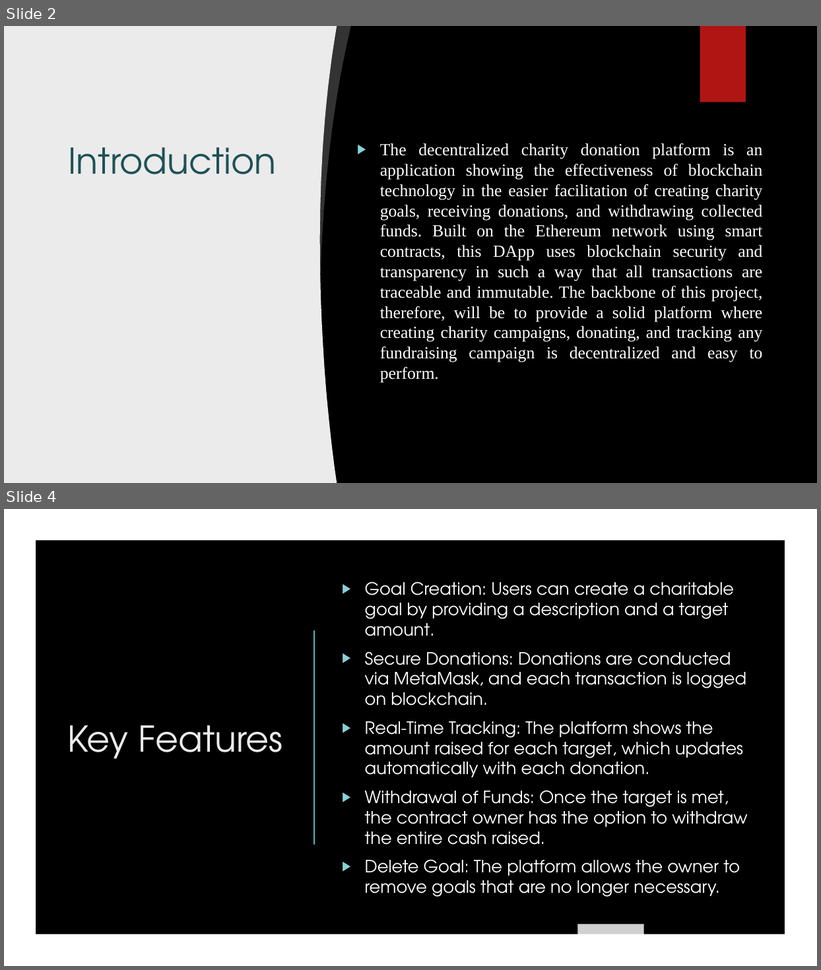
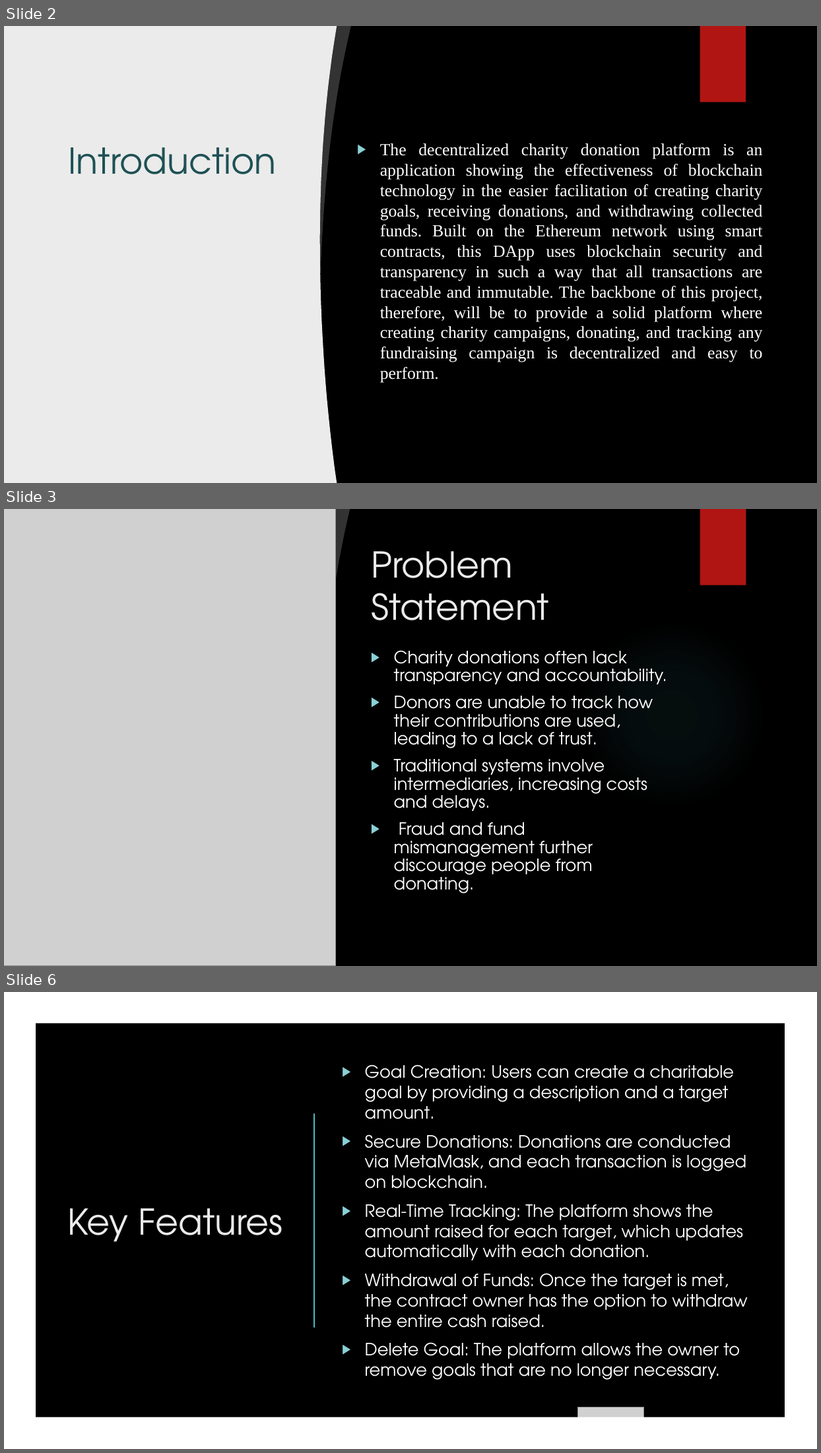
Before and after one commit to Tsr2001/donation-platform, a slide deck: Presentation1.pptx. Shown one above the other, each under a label of ours: slides 2 and 4 before the commit, slides 2, 3 and 6 after it; the slides between them are not shown. The pictures are 821x970 and 821x1453 pixels, drawn with LibreOffice and Linux fonts; fonts in the diff are those of the drawing; grey boxes stand for pictures; background and template pictures are left out. Boxes give left, top, right and bottom in pixels: in the first picture for what was removed or moved away, otherwise in the second. Text is boxed around its words. In the diff, an @@ line names an element or a change of style, - is before the commit and + after.

```diff
--- a/Presentation1.pptx
+++ b/Presentation1.pptx
@@ slide 3 added at bbox=[4, 509, 817, 966], background picture (left out); not listed: 1 template element that a slide beside it also shows @@
@@ picture added at bbox=[4, 509, 336, 966] @@
@@ freeform shape added at bbox=[313, 509, 350, 757], fill #FFFFFF at 20% opacity @@
@@ rectangle added at bbox=[700, 509, 746, 586], fill #B01513 @@
@@ title added at bbox=[371, 551, 549, 621], 42 pt, text #EBEBEB @@
+Problem Statement
@@ ellipse added at bbox=[578, 621, 766, 809], fill gradient #50B9C1 @@
@@ text added at bbox=[394, 650, 667, 894], 20 pt, text #FFFFFF @@
+▶ Charity donations often lack transparency and accountability.
+▶ Donors are unable to track how their contributions are used, leading to a lack of trust.
+▶ Traditional systems involve intermediaries, increasing costs and delays.
+▶ Fraud and fund mismanagement further discourage people from donating.
@@ what was slide 4 is now slide 6 @@
```
Also in this commit, not shown: 4 other slides added.
